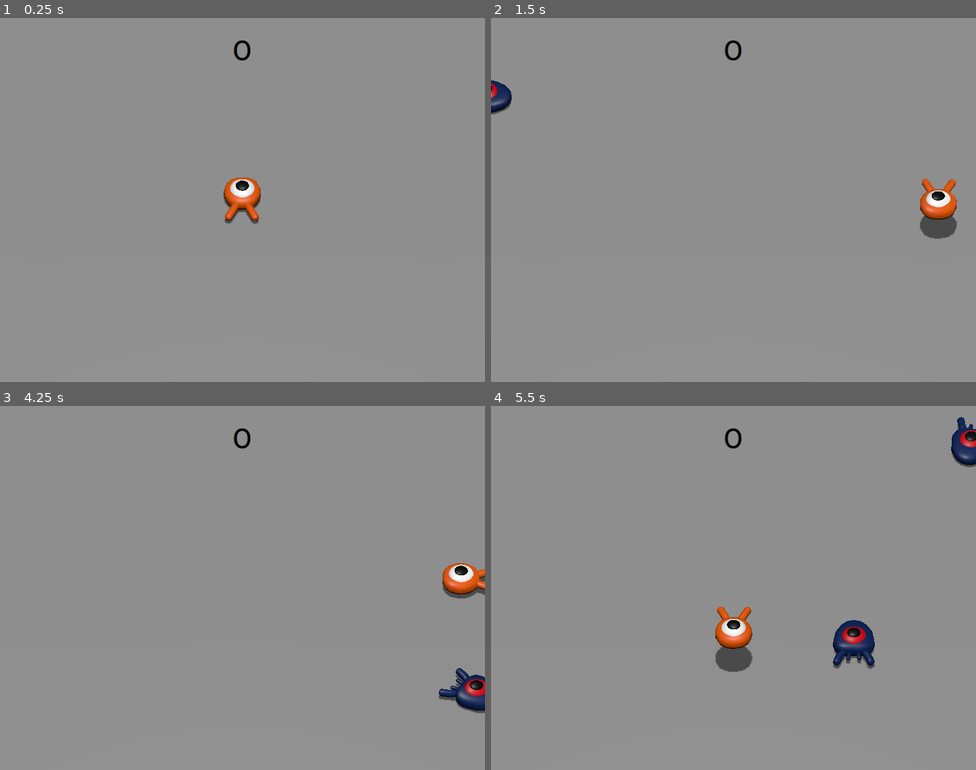
Above: before the commit, frames 1-4 (two rows, left to right).
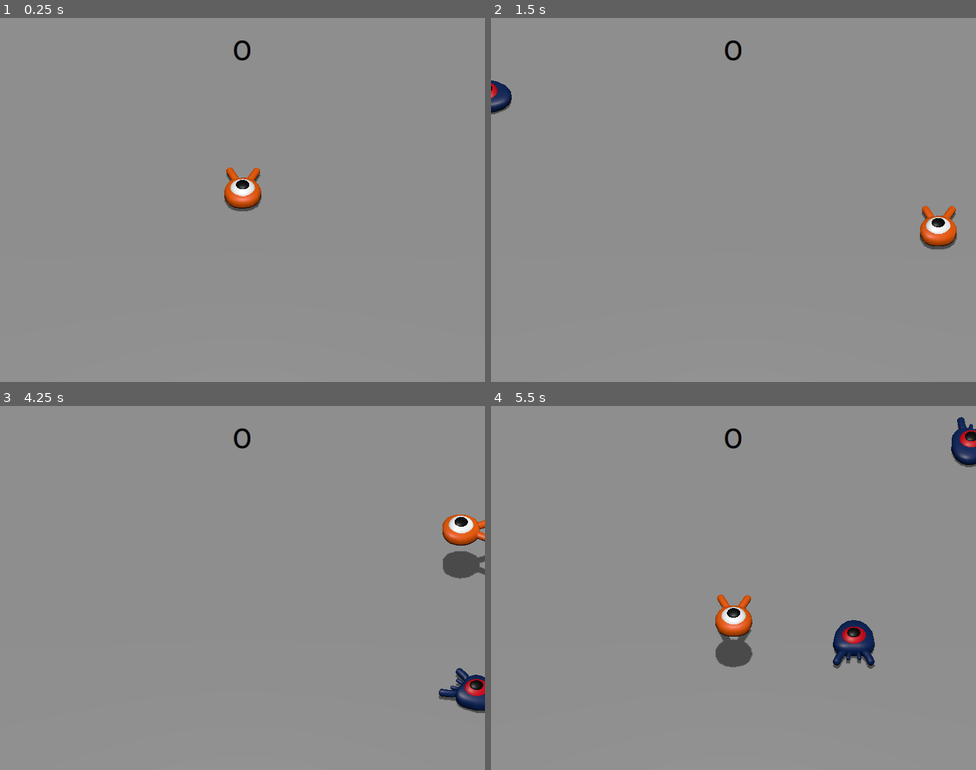
Above: after the commit, the same moments.

Repository: ParadoxV5/godot-first3D
Game: Godot game, scene res://main/main.tscn
The game is run twice, just before and just after one commit, with the same random seed, the same clock (stepped at 60 frames per second) and the same inputs.
Inputs:
- Up to frame 1 (0.25 s): no input
- Up to frame 2 (1.5 s): tap Enter (ui_accept) at 0.5 s; hold Right (move_right) 0.53-1.28 s; hold Enter (ui_accept) 0.53-1.28 s; tap Space (jump) at 0.77, 0.8, 1.07, 1.35 s; hold Down (move_back) from 1.28 s (still down)
- Up to frame 3 (4.25 s): tap Space (jump) at 1.52, 1.82, 2.3, 3.02, 3.32, 3.6, 3.77, 4.07 s; tap Enter (ui_accept) at 1.55, 2.85 s; release Down (move_back) at 2.03 s; hold Right (move_right) 2.03-2.78 s; hold Enter (ui_accept) 2.03-2.78 s; hold Up (move_forward) 2.78-3.53 s; hold Left (move_left) from 3.53 s (still down)
- Up to frame 4 (5.5 s): tap Enter (ui_accept) at 4.35 s; tap Space (jump) at 4.52, 4.82, 5.3 s; release Left (move_left) at 5.03 s; hold Down (move_back) from 5.03 s (still down); hold Enter (ui_accept) from 5.03 s (still down)

The runs differ from the first frame. In frame 1, 0.4% of the frame differs, in the area x 46-54%, y 41-57%; in frame 2, 1.2%; in frame 3, 1.6%, in the area x 91-100%, y 29-53%; in frame 4, 1.0%.

Commit message:
QoL
* Increase Jump/Bounce impulse
* Dedicated Retry input
* Player start facing the camera

Diff:
--- a/main/main.gd
+++ b/main/main.gd
@@ -21,5 +21,5 @@
   $MobSpawnTimer.stop()
   $UI/GameoverOverlay.show()
 func _unhandled_input(event):
-  if $UI/GameoverOverlay.visible and event.is_action_pressed(&"ui_accept"):
+  if $UI/GameoverOverlay.visible and event.is_action_pressed(&"retry"):
     get_tree().reload_current_scene()
--- a/main/main.tscn
+++ b/main/main.tscn
@@ -52,6 +52,7 @@
 far = 50.0
 
 [node name="Player" parent="." instance=ExtResource("1_g3xgd")]
+transform = Transform3D(-1, 0, -8.74228e-08, 0, 1, 0, 8.74228e-08, 0, -1, 0, 0.5, 0)
 
 [node name="MobSpawnTimer" type="Timer" parent="."]
 wait_time = 0.5
@@ -96,7 +97,9 @@
 grow_horizontal = 2
 grow_vertical = 2
 theme_override_font_sizes/font_size = 32
-text = "Press Enter to retry."
+text = "Press Keyboard Enter
+or Controller Start
+to play again."
 horizontal_alignment = 1
 vertical_alignment = 1
 
--- a/player/player.gd
+++ b/player/player.gd
@@ -3,9 +3,9 @@
 ## Horizontal Speed (m/s)
 @export var speed: float
 ## Jump Impulse Speed (m/s)
-@export var jump_impulse: float = 20
+@export var jump_impulse: float = 25
 ## Squash Bounce Impulse Speed (m/s)
-@export var bounce_impulse: float = 15
+@export var bounce_impulse: float = 20
 ## Acceleration due to Gravity (m/s²)
 @export var fall_acc: float = 75
 
--- a/project.godot
+++ b/project.godot
@@ -65,6 +65,12 @@
 , Object(InputEventJoypadButton,"resource_local_to_scene":false,"resource_name":"","device":-1,"button_index":0,"pressure":0.0,"pressed":false,"script":null)
 ]
 }
+retry={
+"deadzone": 0.5,
+"events": [Object(InputEventKey,"resource_local_to_scene":false,"resource_name":"","device":-1,"window_id":0,"alt_pressed":false,"shift_pressed":false,"ctrl_pressed":false,"meta_pressed":false,"pressed":false,"keycode":0,"physical_keycode":4194309,"key_label":0,"unicode":0,"echo":false,"script":null)
+, Object(InputEventJoypadButton,"resource_local_to_scene":false,"resource_name":"","device":-1,"button_index":6,"pressure":0.0,"pressed":false,"script":null)
+]
+}
 
 [layer_names]
 
